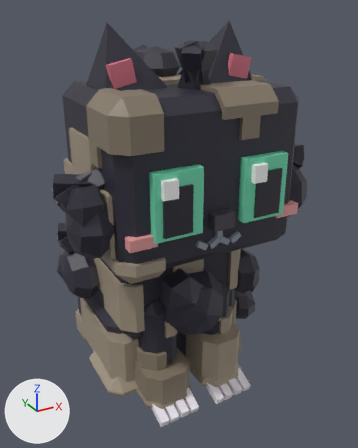
Before and after pictures for a commit that changed the FBX model assets/clean-a-cat/exports/CleanACat_Cat_Inky_Dirty_Sit.fbx.
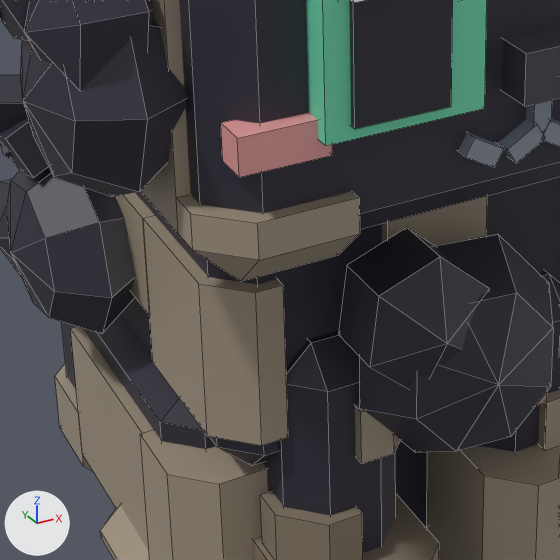
The first picture shows the older version from a 50 mm lens placed at (-0.0108, -0.022, 0.0191), pointed at (0.001, -0.0005, 0.0083). The close-ups show the older and then the newer version on the part from 17% to 63% of the width and 45% to 82% of the height of that picture. Only the edits that show in the close-ups are written down. Every picture has the same lights, and +X, +Y and +Z are marked at lower left. The close-ups show mesh edges as thin lines. Where no turn or scale is listed for an object, it has been applied to the vertices.

Names of what the first close-up shows: 'CleanACat_Cat_Inky_Dirty_Sit_Body', 'CleanACat_Cat_Inky_Dirty_Sit_Eye2', 'CleanACat_Cat_Inky_Dirty_Sit_Fluff02', 'CleanACat_Cat_Inky_Dirty_Sit_Fluff04', 'CleanACat_Cat_Inky_Dirty_Sit_Fluff06', 'CleanACat_Cat_Inky_Dirty_Sit_Head', 'CleanACat_Cat_Inky_Dirty_Sit_LegF2', 'CleanACat_Cat_Inky_Dirty_Sit_Mud01', 'CleanACat_Cat_Inky_Dirty_Sit_Mud10', 'CleanACat_Cat_Inky_Dirty_Sit_Mud14', 'CleanACat_Cat_Inky_Dirty_Sit_Mud16', 'CleanACat_Cat_Inky_Dirty_Sit_Mud17' and 7 more.
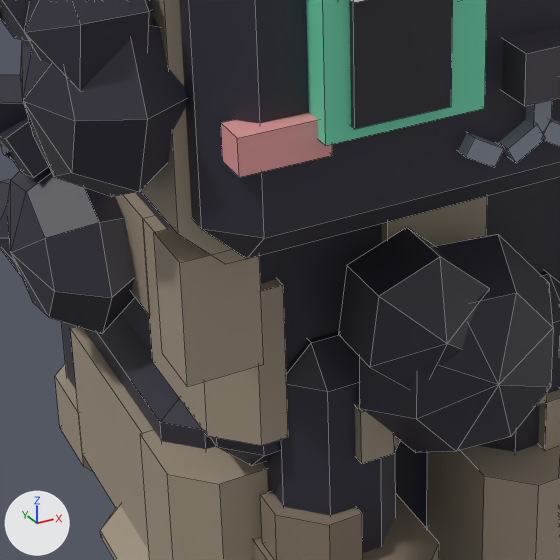
Where the newer file only moved an object's origin or applied its transform, the numbers keep the older frame.

Where the change shows, as pixel boxes (x1, y1, x2, y2) in the close-ups (560 x 560 px):
```json
{"object": "CleanACat_Cat_Inky_Dirty_Sit_Mud01", "change": "reshaped", "before": [140, 0, 360, 281], "after": [140, 0, 264, 387]}
{"part": 1, "of": "me_cleanacat_cat_inky_dirty_sit_mud01", "change": "added", "after": [154, 228, 264, 387], "on screen": "brown"}
{"part": 2, "of": "me_cleanacat_cat_inky_dirty_sit_mud01", "change": "deleted", "before": [176, 191, 360, 281], "on screen": "brown"}
```

Edits to the scene script, one JSON object a line:
```json
{"block": "me_cleanacat_cat_inky_dirty_sit_mud01", "where": "# used by ob_cleanacat_cat_inky_dirty_sit_mud01; location = (-0.00272, -0.00228, 0.01135)"}
{"op": "remove", "block": "me_cleanacat_cat_inky_dirty_sit_mud01", "code": "me_cleanacat_cat_inky_dirty_sit_mud01.from_pydata(...)  # 40 vertices, 33 faces; spans x -0.00184..0.00184, y -0.00371..0.00371, z -0.0028..0.0028"}
{"op": "add", "block": "me_cleanacat_cat_inky_dirty_sit_mud01", "code": "me_cleanacat_cat_inky_dirty_sit_mud01.from_pydata(...)  # 37 vertices, 29 faces; spans x -0.00184..0.00184, y -0.00264..0.00371, z -0.00442..0.0019"}
{"block": "me_cleanacat_cat_inky_dirty_sit_mud01", "change": "me_cleanacat_cat_inky_dirty_sit_mud01 part 1: a new loose piece, a box spanning x -0.00184..-0.00078, y -0.00264..-0.00176, z -0.00442..-0.00261, in mat_cleanacat_palette"}
{"block": "me_cleanacat_cat_inky_dirty_sit_mud01", "change": "me_cleanacat_cat_inky_dirty_sit_mud01 part 2: 11 vertices removed from x -0.00184..0.0001, y -0.00371..-0.00264, z -0.0028..-0.00171"}
{"block": "me_cleanacat_cat_inky_dirty_sit_mud01", "change": "other edits to the shape of me_cleanacat_cat_inky_dirty_sit_mud01 do not show in these pictures"}
```
